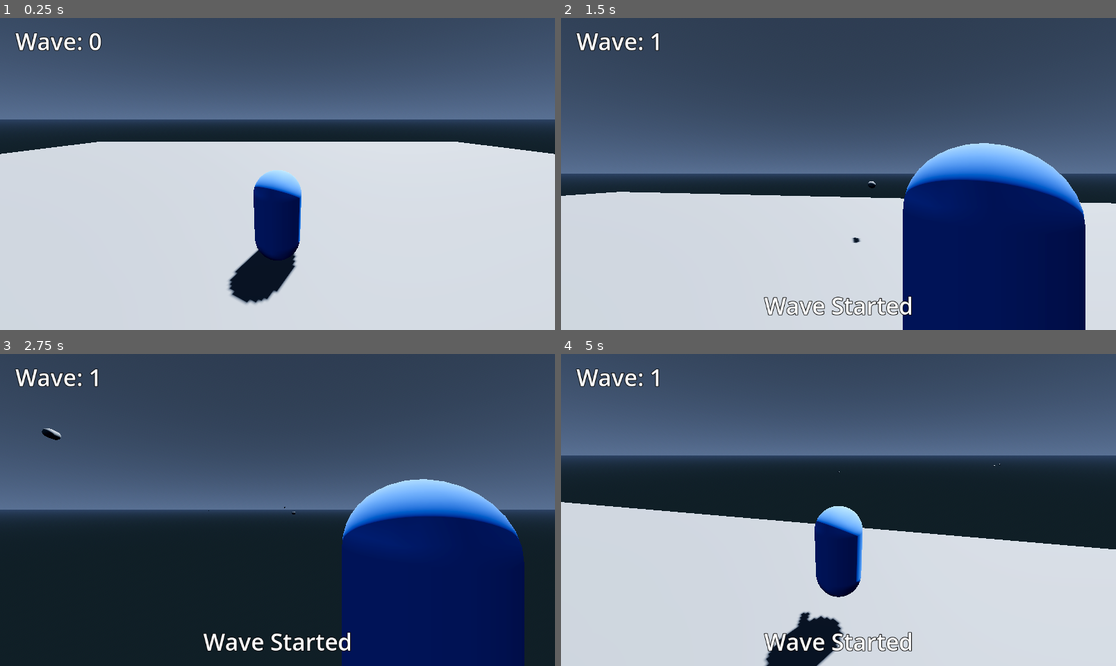
Above: before the commit, frames 1-4 (two rows, left to right).
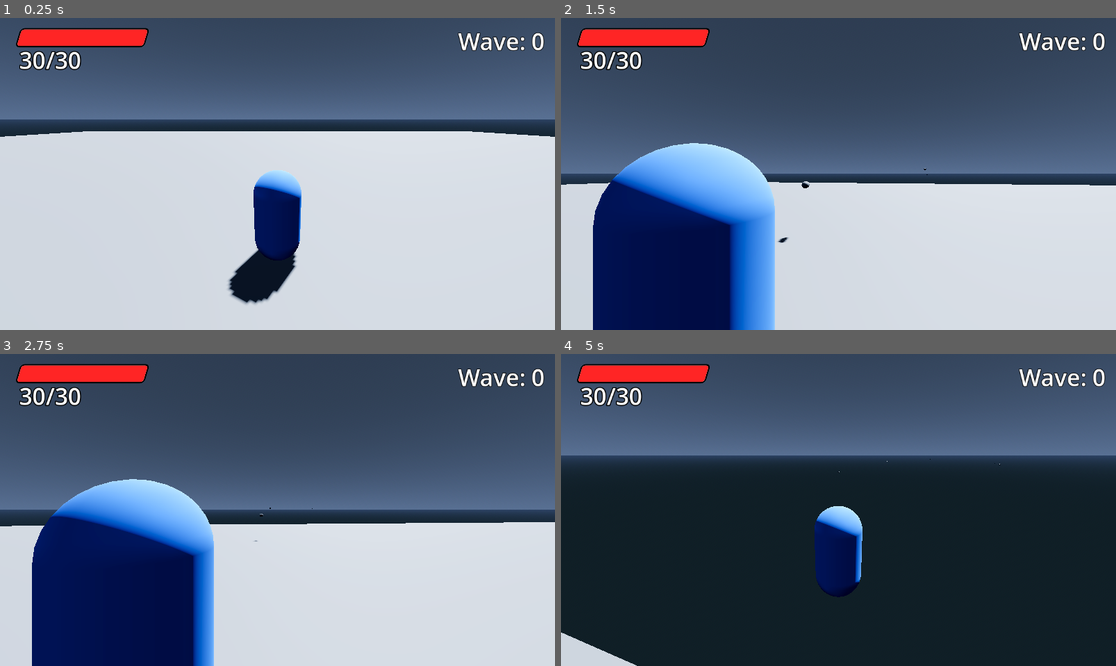
Above: after the commit, the same moments.

Repository: AdilDevStuff/3D-WaveShooter
Game: Godot game, scene res://Scenes/Levels/World.tscn
Two runs of this game, one before a commit and one after it. Both use one fixed random seed, a clock stepped at 60 frames per second and the inputs below.
Inputs (mouse positions are in pixels of both pictures, inside the frame that each line leads up to):
- Up to frame 1 (0.25 s): no input
- Up to frame 2 (1.5 s): tap Enter (ui_accept) at 0.5, 0.77 s; move the mouse to (866, 174) at 0.52 s; press the mouse at (866, 174) at 0.53 s; hold W (Forward) from 0.53 s (still down); right-click (866, 174) at 0.6 s; move the mouse to (810, 174) at 1.27 s; release the mouse at (810, 174) at 1.28 s; click (810, 174) at 1.35 s
- Up to frame 3 (2.75 s): keep holding W (Forward); tap Enter (ui_accept) at 1.52 s; right-click (249, 510) at 1.55 s; move the mouse to (288, 503) at 2.02 s; press the mouse at (288, 503) at 2.03 s; right-click (288, 503) at 2.1 s
- Up to frame 4 (5 s): keep holding W (Forward); move the mouse to (832, 516) at 2.77 s; release the mouse at (832, 516) at 2.78 s; click (832, 516) at 2.85 s; tap Enter (ui_accept) at 3.02, 3.77, 4.52 s; right-click (832, 516) at 3.05 s; move the mouse to (877, 513) at 3.52 s; press the mouse at (877, 513) at 3.53 s; right-click (877, 513) at 3.6 s; move the mouse to (794, 506) at 4.27 s; release the mouse at (794, 506) at 4.28 s; click (794, 506) at 4.35 s; right-click (794, 506) at 4.55 s

The runs differ from the first frame. In frame 1, 6.3% of the frame differs, in the area x 0-100%, y 3-44%; in frame 2, 41%; in frame 3, 54%, in the area x 0-100%, y 3-100%; in frame 4, 44%.

Commit message:
Added Player health bar in the UI

Diff:
--- a/Assets/Components/Shooting.tscn
+++ b/Assets/Components/Shooting.tscn
@@ -2,9 +2,9 @@
 
 [ext_resource type="Script" path="res://Scripts/Components/Shooting.gd" id="1_rmglj"]
 
-[node name="Shooting" type="Node3D" node_paths=PackedStringArray("spawn_position")]
+[node name="Shooting" type="Node3D" node_paths=PackedStringArray("projectile_spawn_position")]
 script = ExtResource("1_rmglj")
-spawn_position = NodePath("SpawnPosition")
+projectile_spawn_position = NodePath("SpawnPosition")
 
 [node name="SpawnPosition" type="Marker3D" parent="."]
 transform = Transform3D(1, 0, 0, 0, 1, 0, 0, 0, 1, -1.19209e-07, 0.467444, -1.00878)
--- a/Scenes/Characters/Enemy.tscn
+++ b/Scenes/Characters/Enemy.tscn
@@ -60,10 +60,9 @@
 
 [node name="Components" type="Node3D" parent="."]
 
-[node name="Shooting" parent="Components" node_paths=PackedStringArray("spawn_position") instance=ExtResource("2_2fyh4")]
+[node name="Shooting" parent="Components" instance=ExtResource("2_2fyh4")]
 firerate = 1.0
 projectile = ExtResource("3_8hiib")
-spawn_position = NodePath("SpawnPosition")
 
 [node name="HealthSystem" type="Node3D" parent="Components"]
 script = ExtResource("2_ldbkw")
--- a/Scenes/Characters/Player.tscn
+++ b/Scenes/Characters/Player.tscn
@@ -20,12 +20,43 @@
 [sub_resource type="BoxShape3D" id="BoxShape3D_77eex"]
 size = Vector3(1, 2, 1)
 
-[node name="Player" type="CharacterBody3D" node_paths=PackedStringArray("shooting_component", "health_system") groups=["Player"]]
+[sub_resource type="LabelSettings" id="LabelSettings_kv7p4"]
+font_size = 48
+outline_size = 8
+outline_color = Color(0, 0, 0, 1)
+
+[sub_resource type="StyleBoxFlat" id="StyleBoxFlat_amsxp"]
+bg_color = Color(1, 1, 1, 1)
+skew = Vector2(0.3, 0)
+border_width_left = 3
+border_width_top = 3
+border_width_right = 3
+border_width_bottom = 3
+border_color = Color(0, 0, 0, 1)
+corner_radius_top_left = 8
+corner_radius_top_right = 8
+corner_radius_bottom_right = 8
+corner_radius_bottom_left = 8
+expand_margin_left = 3.0
+expand_margin_top = 3.0
+expand_margin_right = 3.0
+expand_margin_bottom = 3.0
+
+[sub_resource type="StyleBoxFlat" id="StyleBoxFlat_m7aic"]
+bg_color = Color(1, 0.144868, 0.144868, 1)
+skew = Vector2(0.3, 0)
+corner_radius_top_left = 6
+corner_radius_top_right = 6
+corner_radius_bottom_right = 6
+corner_radius_bottom_left = 6
+
+[node name="Player" type="CharacterBody3D" node_paths=PackedStringArray("shooting_component", "health_system", "health_bar") groups=["Player"]]
 script = ExtResource("1_6rd3n")
 speed = 12.0
 jump_force = 6.0
 shooting_component = NodePath("Components/Shooting")
 health_system = NodePath("Components/HealthSystem")
+health_bar = NodePath("HealthBar/HealthBar")
 
 [node name="Hand" type="Node3D" parent="."]
 transform = Transform3D(-1, 0, -8.74228e-08, 0, 1, 0, 8.74228e-08, 0, -1, 0, 0, 0)
@@ -52,13 +83,42 @@
 
 [node name="Components" type="Node3D" parent="."]
 
-[node name="Shooting" parent="Components" node_paths=PackedStringArray("spawn_position", "camera") instance=ExtResource("2_ojpoo")]
+[node name="Shooting" parent="Components" node_paths=PackedStringArray("projectile_spawn_position", "camera") instance=ExtResource("2_ojpoo")]
 firerate = 0.4
 projectile = ExtResource("3_yc837")
-spawn_position = NodePath("SpawnPosition")
+projectile_spawn_position = NodePath("SpawnPosition")
+default_camera_position = Vector3(0, 2, 4)
+aimed_camera_position = Vector3(0.98, 0.785, 1.46)
 camera = NodePath("../../Camera3D")
 
-[node name="HealthSystem" type="Node3D" parent="Components"]
+[node name="HealthSystem" type="Node3D" parent="Components" node_paths=PackedStringArray("health_bar")]
 script = ExtResource("4_plgsg")
+health_bar = NodePath("../../HealthBar/HealthBar")
+
+[node name="HealthBar" type="CanvasLayer" parent="."]
+follow_viewport_scale = 0.895
+
+[node name="AmmoCount" type="Label" parent="HealthBar"]
+offset_left = 40.0
+offset_top = 54.0
+offset_right = 167.0
+offset_bottom = 121.0
+text = "30/30"
+label_settings = SubResource("LabelSettings_kv7p4")
+
+[node name="HealthBar" type="ProgressBar" parent="HealthBar"]
+auto_translate_mode = 1
+anchors_preset = 2
+anchor_top = 1.0
+anchor_bottom = 1.0
+offset_left = 40.0
+offset_top = -624.0
+offset_right = 302.0
+offset_bottom = -590.0
+grow_vertical = 0
+theme_override_styles/background = SubResource("StyleBoxFlat_amsxp")
+theme_override_styles/fill = SubResource("StyleBoxFlat_m7aic")
+value = 65.0
+show_percentage = false
 
 [connection signal="area_entered" from="HurtBox" to="." method="_on_hurt_box_area_entered"]
--- a/Scenes/Levels/World.tscn
+++ b/Scenes/Levels/World.tscn
@@ -8,7 +8,7 @@
 [ext_resource type="Script" path="res://Scripts/UserInterface/gameUI.gd" id="6_ymjna"]
 
 [sub_resource type="NavigationMesh" id="NavigationMesh_grwdd"]
-vertices = PackedVector3Array(-23, 1, -23, -23, 1, 23, 23, 1, 23, 23, 1, -23)
+vertices = PackedVector3Array(-48, 1, -48, -48, 1, 48, 48, 1, 48, 48, 1, -48)
 polygons = [PackedInt32Array(3, 2, 0), PackedInt32Array(0, 2, 1)]
 agent_radius = 2.0
 
@@ -89,7 +89,7 @@
 [node name="Ground" type="CSGBox3D" parent="NavigationRegion3D/Level"]
 material_override = SubResource("StandardMaterial3D_23pla")
 use_collision = true
-size = Vector3(50, 1, 50)
+size = Vector3(100, 1, 100)
 
 [node name="Lighting" type="Node3D" parent="."]
 
@@ -100,10 +100,11 @@
 transform = Transform3D(-0.866025, -0.433013, 0.25, 0, 0.5, 0.866025, -0.5, 0.75, -0.433013, 0, 0, 0)
 shadow_enabled = true
 
-[node name="Player" parent="." node_paths=PackedStringArray("shooting_component", "health_system") instance=ExtResource("1_65s0x")]
+[node name="Player" parent="." node_paths=PackedStringArray("shooting_component", "health_system", "health_bar") instance=ExtResource("1_65s0x")]
 transform = Transform3D(1, 0, 0, 0, 1, 0, 0, 0, 1, 0, 1.5, 0)
 shooting_component = NodePath("Components/Shooting")
 health_system = NodePath("Components/HealthSystem")
+health_bar = NodePath("HealthBar/HealthBar")
 
 [node name="WaveSystem" type="Node3D" parent="."]
 script = ExtResource("3_0rjlg")
@@ -114,6 +115,7 @@
 autostart = true
 
 [node name="WaveCooldownTimer" type="Timer" parent="WaveSystem"]
+wait_time = 5.0
 
 [node name="SpawnedEnemies" type="Node3D" parent="WaveSystem"]
 
@@ -138,9 +140,10 @@
 anchor_top = 1.0
 anchor_right = 0.5
 anchor_bottom = 1.0
-offset_left = -575.0
-offset_right = 576.0
-offset_bottom = 97.0
+offset_left = 1.0
+offset_top = 648.0
+offset_right = 1152.0
+offset_bottom = 745.0
 grow_horizontal = 2
 grow_vertical = 0
 label_settings = SubResource("LabelSettings_78l4r")
@@ -150,11 +153,12 @@
 [node name="WaveCount" type="Label" parent="UserInterface/GameUI"]
 auto_translate_mode = 1
 layout_mode = 1
-offset_left = 32.0
-offset_right = 453.0
+offset_left = 710.0
+offset_right = 1131.0
 offset_bottom = 97.0
 text = "Wave: 0"
 label_settings = SubResource("LabelSettings_78l4r")
+horizontal_alignment = 2
 vertical_alignment = 1
 
 [node name="UIAnimations" type="AnimationPlayer" parent="UserInterface/GameUI"]
--- a/Scripts/Components/Health.gd
+++ b/Scripts/Components/Health.gd
@@ -2,7 +2,9 @@
 extends Node3D
 
 @export var health: float = 100
+@export var health_bar: ProgressBar
 
+#region Health System Methods
 # Drop health by a given value
 func drop_health(value: float):
 	health -= value
@@ -20,3 +22,19 @@
 func is_health_zero():
 	if health <= 0: return true
 	else: return false
+#endregion
+
+#region Health Bar Styling
+func set_health_bar_radius():
+	if health_bar.value < health_bar.max_value:
+		set_health_bar_corner_radius(6, 0, 6, 0)
+	else:
+		set_health_bar_corner_radius(6, 6, 6, 6)
+
+func set_health_bar_corner_radius(top_left, top_right, bottom_left, bottom_right):
+	var stylebox = health_bar.get_theme_stylebox("fill")
+	stylebox.corner_radius_top_left = top_left
+	stylebox.corner_radius_top_right = top_right
+	stylebox.corner_radius_bottom_left = bottom_left
+	stylebox.corner_radius_bottom_right = bottom_right
+#endregion
--- a/Scripts/Components/Shooting.gd
+++ b/Scripts/Components/Shooting.gd
@@ -1,11 +1,16 @@
 class_name Shooting
 extends Node3D
 
+@export_group("Shooting")
 @export var firerate: float
 @export var projectile: PackedScene
+@export var projectile_spawn_position: Marker3D
 
-@export var spawn_position: Marker3D
+@export_group("Aiming")
+@export var default_camera_position: Vector3
+@export var aimed_camera_position: Vector3
 @export var camera: Camera3D
+
 
 var can_shoot: bool = false
 var is_aiming: bool = false
@@ -15,16 +20,16 @@
 		is_aiming = !is_aiming
 
 	if is_aiming:
-		camera.position = lerp(camera.position, Vector3(-0.988, 0.785, 1.46), 0.2)
+		camera.position = lerp(camera.position, aimed_camera_position, 0.2)
 		camera.rotation.x = lerpf(camera.rotation.x, 0, 0.2)
 	else:
-		camera.position = lerp(camera.position, Vector3(0, 2, 4), 0.2)
+		camera.position = lerp(camera.position, default_camera_position, 0.2)
 		camera.rotation.x = lerpf(camera.rotation.x, deg_to_rad(-15), 0.2)
 
 func shoot_projectile():
 	if can_shoot:
 		var projectile_instance = projectile.instantiate()
-		projectile_instance.global_transform = spawn_position.global_transform
+		projectile_instance.global_transform = projectile_spawn_position.global_transform
 		owner.get_parent().add_child(projectile_instance)
 		can_shoot = false
 		await get_tree().create_timer(firerate).timeout
--- a/Scripts/Entities/Player.gd
+++ b/Scripts/Entities/Player.gd
@@ -12,6 +12,9 @@
 @export var shooting_component: Shooting
 @export var health_system: HealthSystem
 
+@export_category("Node Paths")
+@export var health_bar: ProgressBar
+
 var is_aiming: bool = false
 
 func _ready() -> void:
@@ -22,10 +25,12 @@
 		rotate_y(deg_to_rad(-event.relative.x * mouse_sensitivity))
 
 func _process(_delta: float) -> void:
-	shooting_component.aim()
-
 	if health_system.is_health_zero():
 		get_tree().reload_current_scene()
+
+	health_system.set_health_bar_radius()
+	health_bar.value = health_system.health
+	shooting_component.aim()
 
 func _physics_process(delta: float) -> void:
 	if Input.is_action_pressed("Shoot"):
Not shown: 1 places in Scenes/Characters/Player.tscn that only renumber resources
